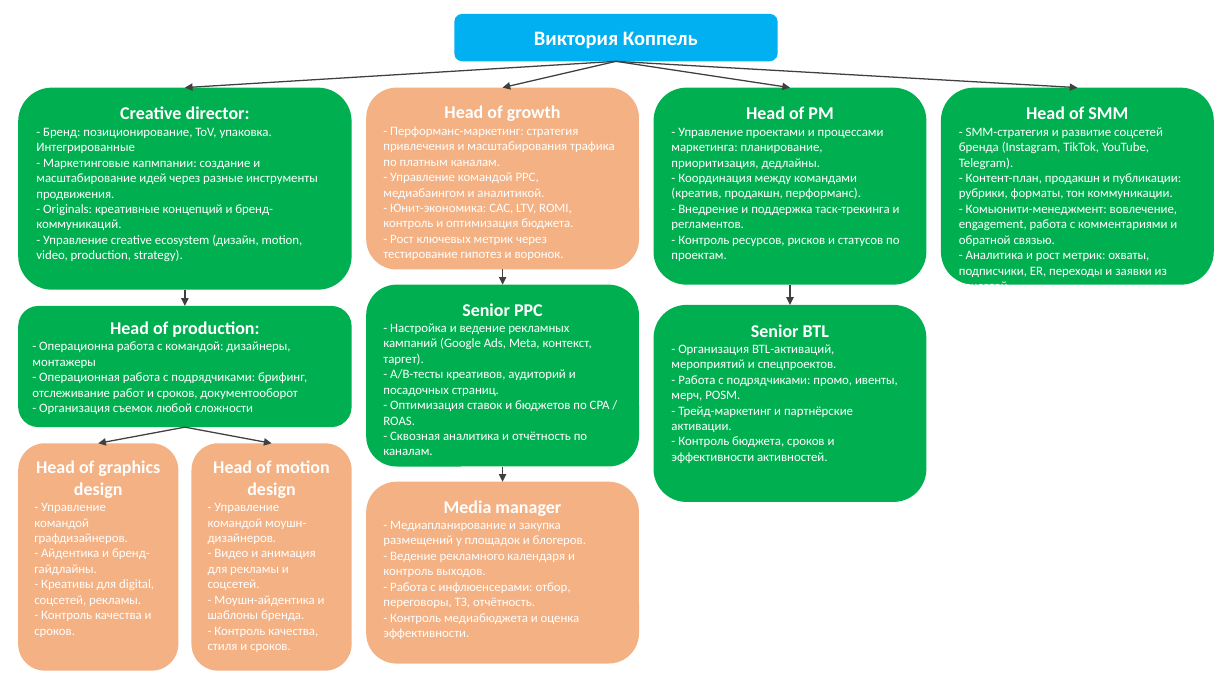
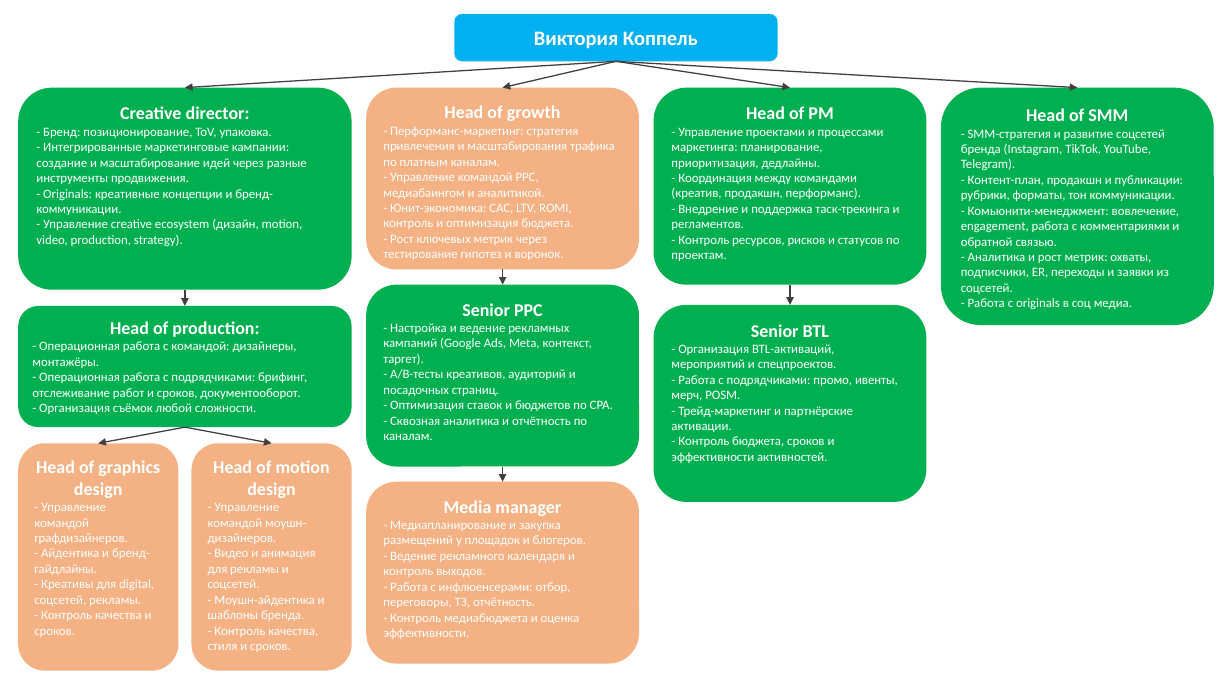
Before and after one commit to victoriakoppel/marketing, a slide deck: slide 1 of Структура команды маркетинга.pptx. Drawn at 1232x693 pixels with LibreOffice and Linux fonts; fonts in the diff are those of the drawing. Boxes give left, top, right and bottom in pixels: in the first picture for what was removed or moved away, otherwise in the second. Text is boxed around its words. In the diff, an @@ line names an element or a change of style, - is before the commit and + after.

```diff
--- a/Структура команды маркетинга.pptx
+++ b/Структура команды маркетинга.pptx
@@ rounded rectangle "Head of SMM": place and size @@
-rounded rectangle "Head of SMM" at (941, 88, 1214, 285)
+rounded rectangle "Head of SMM" at (941, 88, 1214, 325)
@@ text in rounded rectangle at (36, 127, 307, 215): text changed @@
-- Бренд: позиционирование, ToV, упаковка. Интегрированные
-- Маркетинговые капмпании: создание и масштабирование идей через разные инструменты продвижения.
-- Originals: креативные концепций и бренд-коммуникаций.
+- Бренд: позиционирование, ToV, упаковка.
+- Интегрированные маркетинговые кампании: создание и масштабирование идей через разные инструменты продвижения.
+- Originals: креативные концепции и бренд-коммуникации.
@@ text in rounded rectangle at (968, 298, 1132, 309): paragraph added @@
+- Работа с originals в соц медиа.
@@ text in rounded rectangle at (32, 341, 307, 414): text changed @@
-- Операционна работа с командой: дизайнеры, монтажеры
-- Операционная работа с подрядчиками: брифинг, отслеживание работ и сроков, документооборот
-- Организация съемок любой сложности
+- Операционная работа с командой: дизайнеры, монтажёры.
+- Операционная работа с подрядчиками: брифинг, отслеживание работ и сроков, документооборот.
+- Организация съёмок любой сложности.
@@ text in rounded rectangle at (390, 400, 613, 411): text changed @@
-- Оптимизация ставок и бюджетов по CPA / ROAS.
+- Оптимизация ставок и бюджетов по CPA.
```
